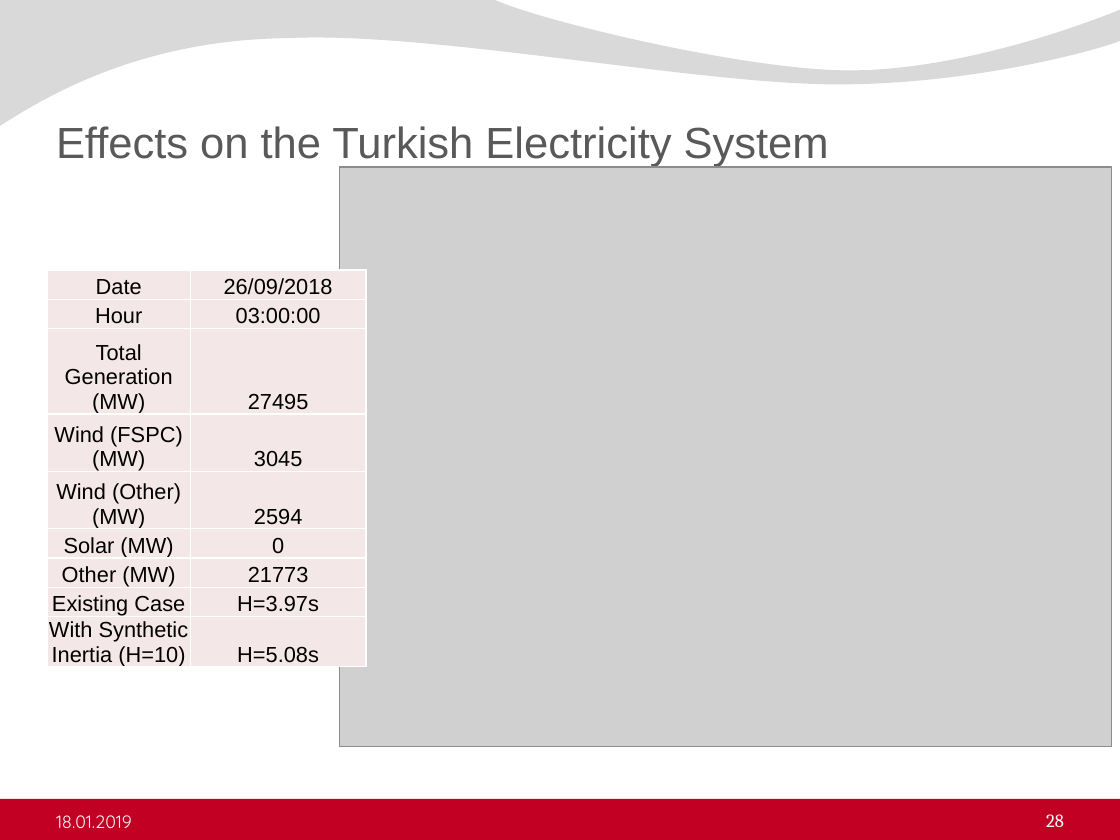
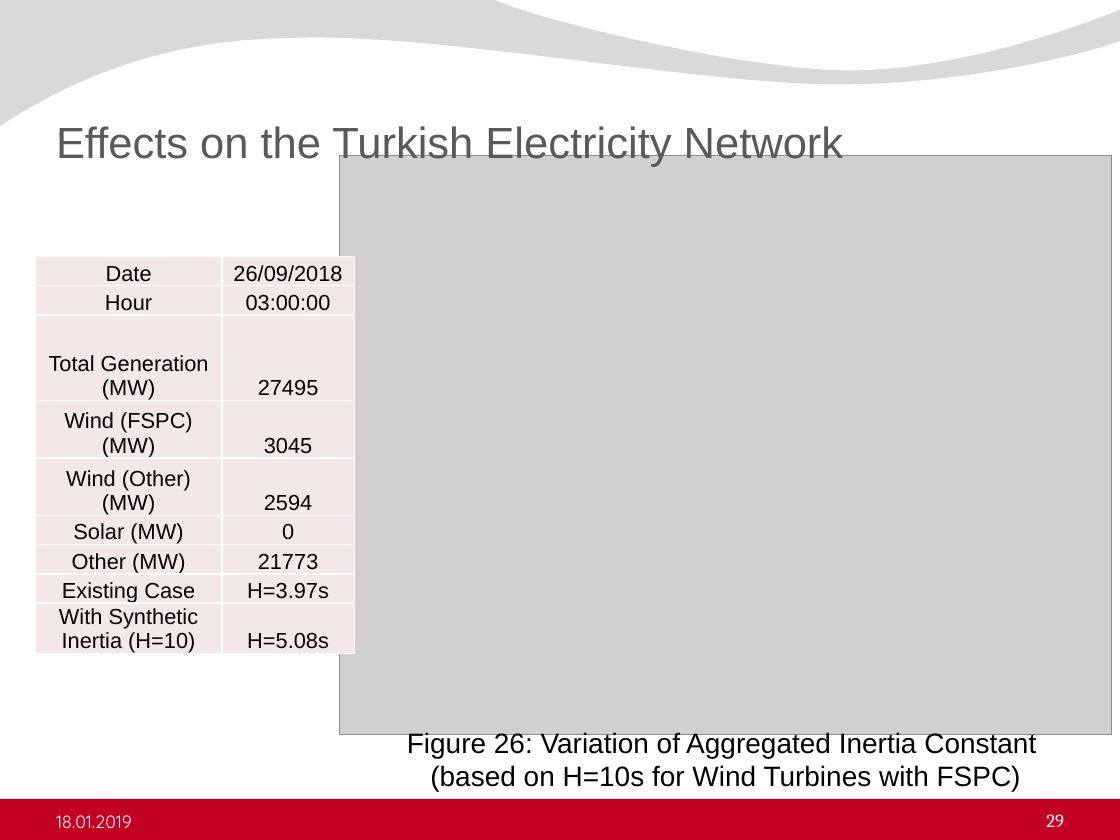
Before and after one commit to ErencanDuymaz/Research, a slide deck: slide 29 of Thesis/Thesis Defence/Erencan_Duymaz_thesis_defence.pptx (slide 28 before the commit). Drawn at 1120x840 pixels with LibreOffice and Linux fonts; fonts in the diff are those of the drawing; grey boxes stand for pictures; background and template pictures are left out. Boxes give left, top, right and bottom in pixels: in the first picture for what was removed or moved away, otherwise in the second. Text is boxed around its words. In the diff, an @@ line names an element or a change of style, - is before the commit and + after.

```diff
--- a/Thesis/Thesis Defence/Erencan_Duymaz_thesis_defence.pptx
+++ b/Thesis/Thesis Defence/Erencan_Duymaz_thesis_defence.pptx
@@ title at [56, 126, 844, 167]: text changed @@
-Effects on the Turkish Electricity System
+Effects on the Turkish Electricity Network
@@ picture: place and size @@
-picture at [339, 167, 1112, 746]
+picture at [339, 156, 1112, 735]
@@ table: place and size @@
-table at [47, 270, 366, 670]
+table at [36, 256, 355, 657]
@@ text added at [407, 731, 1036, 792], 18 pt, text #000000 @@
+Figure 26: Variation of Aggregated Inertia Constant
+(based on H=10s for Wind Turbines with FSPC)
@@ page number at [1046, 814, 1064, 827]: text changed @@
-28
+29
```
Also in this commit, not shown: 28 other slides changed, 2 slides added, 4 other files.
